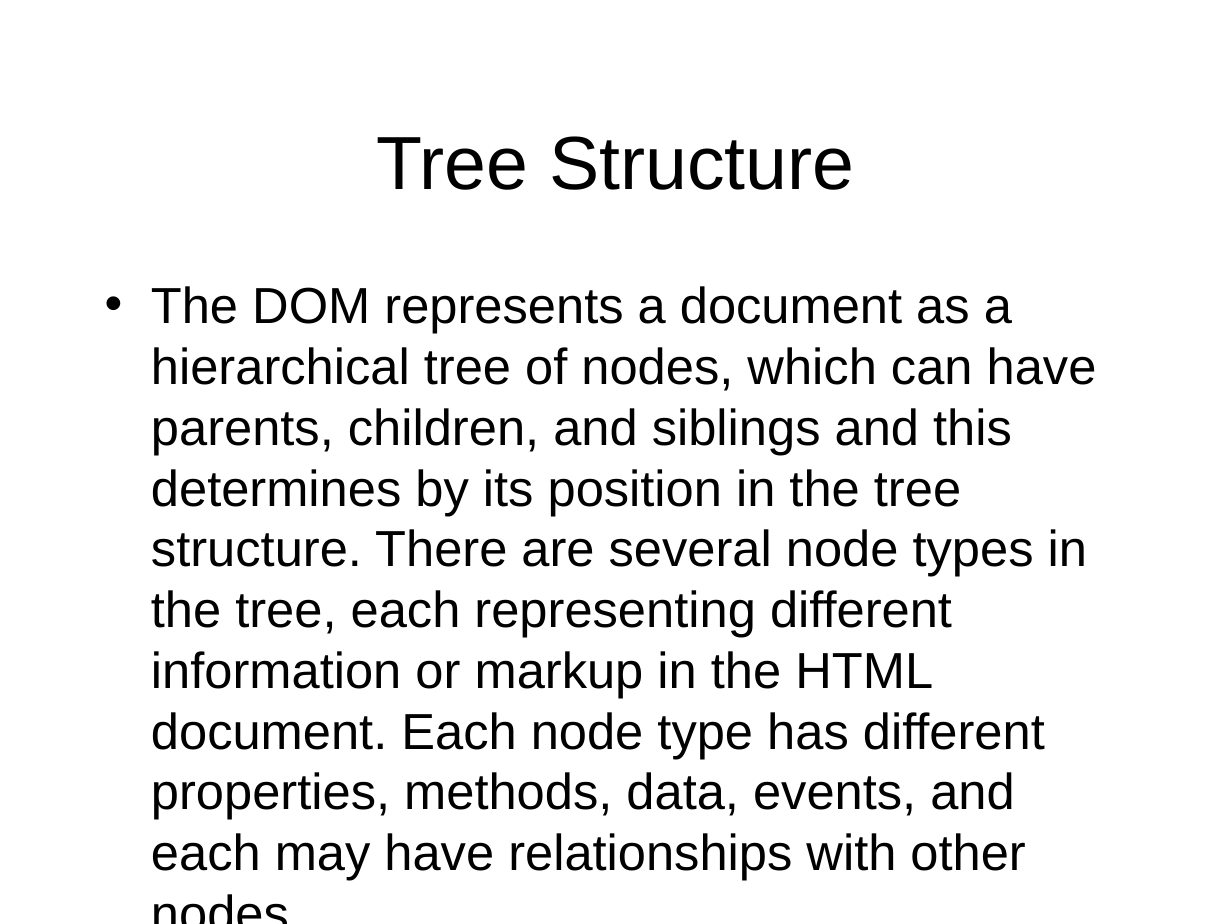
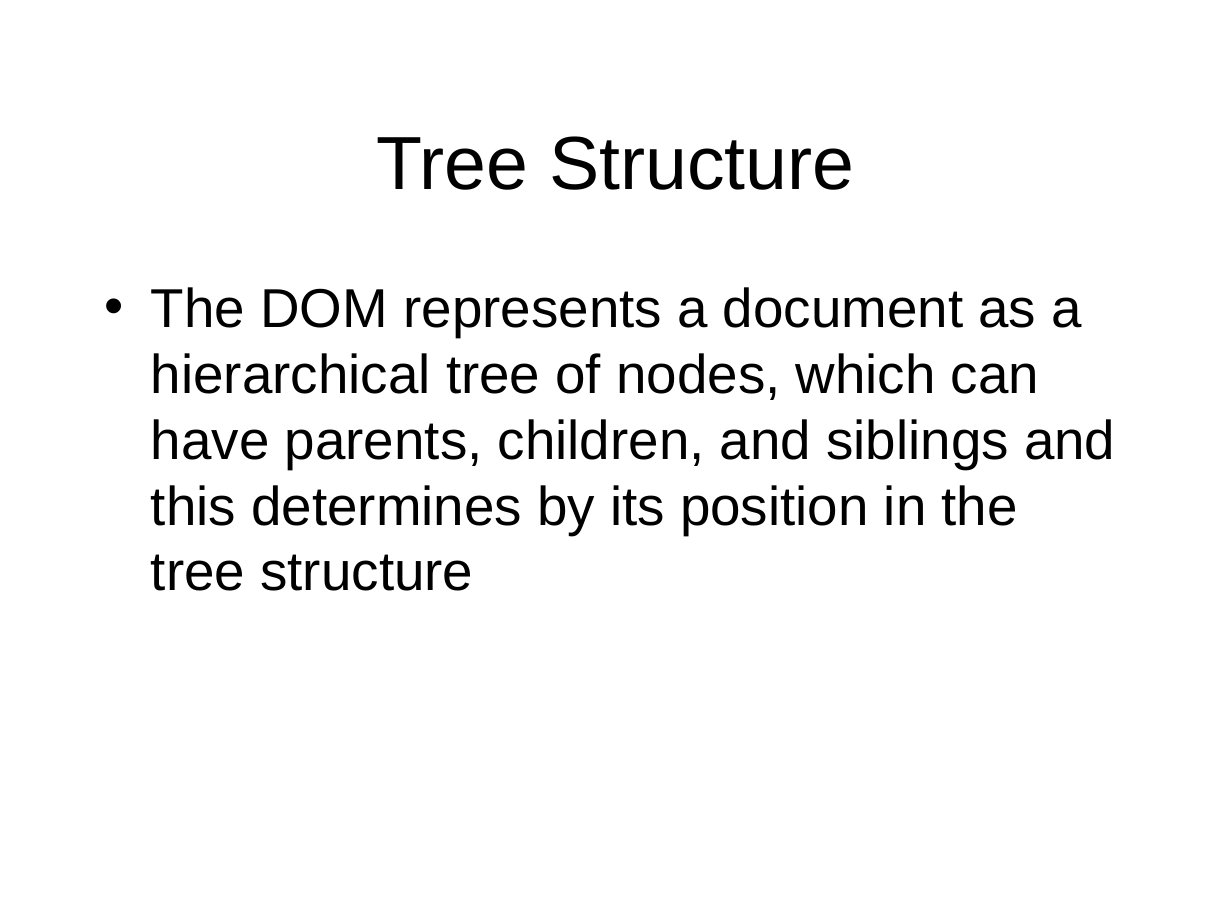
Before and after one commit to octaviordz/zjnu2017.github.io, a slide deck: slide 7 of WAD/lectures/140--Objects.and.DOM.pptx (slide 4 before the commit). Drawn at 1232x924 pixels with LibreOffice and Linux fonts; fonts in the diff are those of the drawing. Boxes give left, top, right and bottom in pixels: in the first picture for what was removed or moved away, otherwise in the second. Text is boxed around its words. In the diff, an @@ line names an element or a change of style, - is before the commit and + after.

```diff
--- a/WAD/lectures/140--Objects.and.DOM.pptx
+++ b/WAD/lectures/140--Objects.and.DOM.pptx
@@ text at [151, 287, 1115, 591]: text changed; size 29.6 to 32 pt @@
-• The DOM represents a document as a hierarchical tree of nodes, which can have parents, children, and siblings and this determines by its position in the tree structure. There are several node types in the tree, each representing different information or markup in the HTML document. Each node type has different properties, methods, data, events, and each may have relationships with other nodes
+• The DOM represents a document as a hierarchical tree of nodes, which can have parents, children, and siblings and this determines by its position in the tree structure
```
Also in this commit, not shown: 10 other slides changed, 4 slides added, 3 other files.
